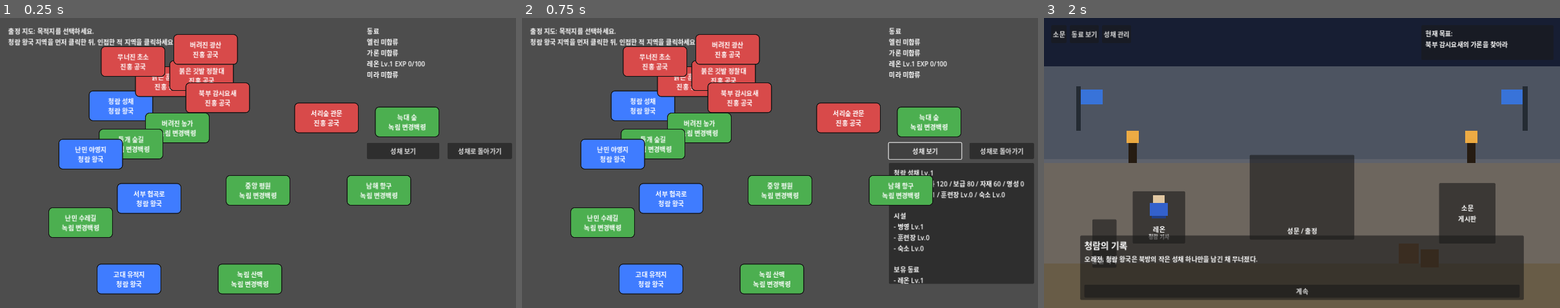
Above: before the commit, frames 1-3 (left to right).
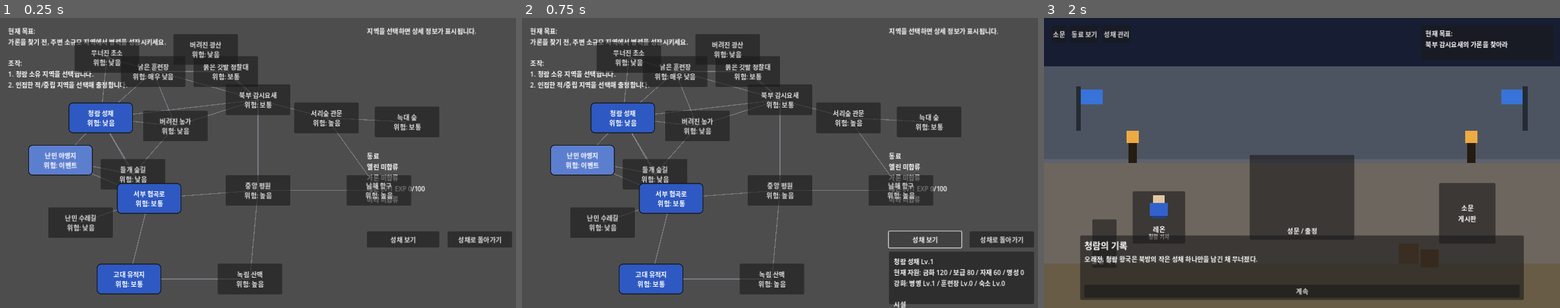
Above: after the commit, the same moments.

Repository: yogitobi31/season-of-warlords
Game: Godot game, scene res://scenes/WorldMap.tscn
Two runs of this game, one before a commit and one after it. Both use one fixed random seed, a clock stepped at 60 frames per second and the inputs below. This scene is started directly instead of the project's main scene.
Inputs:
- Up to frame 1 (0.25 s): no input
- Up to frame 2 (0.75 s): click "성채 보기" at 0.5 s
- Up to frame 3 (2 s): click "성채로 돌아가기" at 1.25 s

The runs differ from the first frame. In frame 1, 29% of the frame differs, in the area x 1-100%, y 3-96%; in frame 2, 36%, in the area x 1-100%, y 3-100%; in frame 3, nothing differs.
Error after the commit: Invalid access to property or key 'CRIMSON_DUCHY_FACTION' on a base object of type 'Node (GameState.gd)'. (res://scripts/RegionNode.gd:99)

Commit message:
Improve world map readability and region detail presentation

Diff:
--- a/scripts/RegionData.gd
+++ b/scripts/RegionData.gd
@@ -3,14 +3,14 @@
 
 static func get_regions() -> Dictionary:
 	return {
-		"r1": {"name": "청람 성채", "owner": 0, "pos": Vector2(220, 180), "adjacent": ["t1", "t2", "t3", "t4", …(338 unchanged characters)…
-		"t1": {"name": "낡은 훈련장", "owner": 1, "pos": Vector2(335, 120), "adjacent": ["r1", "t2", "t6"], "dang …(374 unchanged characters)…
-		"t2": {"name": "버려진 농가", "owner": 2, "pos": Vector2(360, 235), "adjacent": ["r1", "t1", "t4", "r2"], …(335 unchanged characters)…
-		"t3": {"name": "무너진 초소", "owner": 1, "pos": Vector2(250, 70), "adjacent": ["r1", "t1", "r2"], "dan …(389 unchanged characters)…
-		"t4": {"name": "들개 숲길", "owner": 2, "pos": Vector2(245, 275), "adjacent": ["r1", "t2", "t5", "r4"], …(350 unchanged characters)…
-		"t5": {"name": "난민 야영지", "owner": 0, "pos": Vector2(145, 300), "adjacent": ["r1", "t4", "r4"], "dang …(346 unchanged characters)…
-		"t6": {"name": "붉은 깃발 정찰대", "owner": 1, "pos": Vector2(420, 105), "adjacent": ["t1", "r2"], "danger":  …(363 unchanged characters)…
-		"r2": {"name": "북부 감시요새", "owner": 1, "pos": Vector2(460, 160), "adjacent": ["r1", "t2", "t3", "t6",  …(412 unchanged characters)…
+		"r1": {"name": "청람 성채", "owner": 0, "pos": Vector2(170, 210), "adjacent": ["t1", "t2", "t3", "t4", …(338 unchanged characters)…
+		"t1": {"name": "낡은 훈련장", "owner": 1, "pos": Vector2(300, 95), "adjacent": ["r1", "t2", "t6"], "dang …(374 unchanged characters)…
+		"t2": {"name": "버려진 농가", "owner": 2, "pos": Vector2(355, 230), "adjacent": ["r1", "t1", "t4", "r2"], …(335 unchanged characters)…
+		"t3": {"name": "무너진 초소", "owner": 1, "pos": Vector2(185, 60), "adjacent": ["r1", "t1", "r2"], "dan …(389 unchanged characters)…
+		"t4": {"name": "들개 숲길", "owner": 2, "pos": Vector2(250, 350), "adjacent": ["r1", "t2", "t5", "r4"], …(350 unchanged characters)…
+		"t5": {"name": "난민 야영지", "owner": 0, "pos": Vector2(70, 315), "adjacent": ["r1", "t4", "r4"], "dang …(346 unchanged characters)…
+		"t6": {"name": "붉은 깃발 정찰대", "owner": 1, "pos": Vector2(480, 95), "adjacent": ["t1", "r2"], "danger":  …(363 unchanged characters)…
+		"r2": {"name": "북부 감시요새", "owner": 1, "pos": Vector2(560, 165), "adjacent": ["r1", "t2", "t3", "t6",  …(412 unchanged characters)…
 		"r3": {"name": "서리숲 관문", "owner": 1, "pos": Vector2(730, 210), "adjacent": ["r2", "r6", "s3"], "danger": "높음", "recom …(194 unchanged characters)…
 		"r4": {"name": "서부 협곡로", "owner": 0, "pos": Vector2(290, 410), "adjacent": ["r1", "t4", "t5", "r5", "r7", "s2"], "dan …(199 unchanged characters)…
 		"r5": {"name": "중앙 평원", "owner": 2, "pos": Vector2(560, 390), "adjacent": ["r2", "r4", "r6", "r8"], "danger": "높음", " …(207 unchanged characters)…
--- a/scripts/RegionNode.gd
+++ b/scripts/RegionNode.gd
@@ -12,6 +12,8 @@
 
 var is_selected: bool = false
 var is_attackable: bool = false
+var is_rumor_target: bool = false
+var danger_text: String = ""
 
 func _ready() -> void:
 	# MVP 단계에서는 Area2D보다 Button이 클릭 동작을 확인하기 훨씬 쉽습니다.
@@ -47,36 +49,60 @@
 	is_attackable = value
 	update_visual()
 
+func set_region_meta(region_danger: String, rumor_target: bool) -> void:
+	danger_text = region_danger
+	is_rumor_target = rumor_target
+	update_visual()
+
 func update_visual() -> void:
 	custom_minimum_size = REGION_SIZE
 	size = REGION_SIZE
 
-	var faction_name := "Unknown"
-	if Engine.has_singleton("GameState"):
-		faction_name = GameState.FACTION_NAMES.get(owner_faction, "Unknown")
-	elif typeof(GameState) != TYPE_NIL:
-		faction_name = GameState.FACTION_NAMES.get(owner_faction, "Unknown")
-
-	var marker := ""
+	var marker: String = ""
 	if is_selected:
-		marker = "★ "
+		marker = "▶ "
 	elif is_attackable:
 		marker = "⚔ "
 
-	text = "%s%s\n%s" % [marker, region_name, faction_name]
+	var status_line: String = ""
+	if is_rumor_target:
+		status_line = "★소문"
+	elif danger_text != "":
+		status_line = "위험: %s" % danger_text
+	else:
+		status_line = ""
+
+	text = "%s%s" % [marker, region_name]
+	if status_line != "":
+		text += "\n%s" % status_line
 
 	var base_color: Color = Color.DIM_GRAY
 	if typeof(GameState) != TYPE_NIL:
 		base_color = GameState.FACTION_COLORS.get(owner_faction, Color.DIM_GRAY)
 
 	var border_color: Color = Color(0.08, 0.08, 0.08)
-	var border_width := 2
+	var border_width: int = 2
 	if is_selected:
 		border_color = Color(1.0, 0.95, 0.1)
 		border_width = 6
 	elif is_attackable:
 		border_color = Color(1.0, 0.65, 0.0)
 		border_width = 5
+
+	if is_rumor_target:
+		border_color = Color(1.0, 0.9, 0.2)
+		if border_width < 4:
+			border_width = 4
+
+	if owner_faction == GameState.PLAYER_FACTION:
+		base_color = Color(0.18, 0.35, 0.76)
+	elif owner_faction == GameState.CRIMSON_DUCHY_FACTION:
+		base_color = Color(0.7, 0.2, 0.2)
+	elif owner_faction == GameState.GREEN_MARQUIS_FACTION:
+		base_color = Color(0.24, 0.5, 0.24)
+
+	if danger_text == "이벤트":
+		base_color = base_color.lightened(0.22)
 
 	var normal_style := StyleBoxFlat.new()
 	normal_style.bg_color = base_color
--- a/scripts/WorldMap.gd
+++ b/scripts/WorldMap.gd
@@ -2,6 +2,7 @@
 
 var region_nodes: Dictionary = {}
 var info_label: Label
+var region_detail_label: Label
 var companions_label: Label
 var fortress_button: Button
 var fortress_panel: Panel
@@ -20,6 +21,7 @@
 
 func _ready() -> void:
 	create_ui()
+	create_route_lines()
 	spawn_regions()
 	refresh_regions()
 	show_default_message()
@@ -30,33 +32,41 @@
 func create_ui() -> void:
 	info_label = Label.new()
 	info_label.position = Vector2(20, 20)
-	info_label.size = Vector2(860, 120)
+	info_label.size = Vector2(860, 170)
+	info_label.autowrap_mode = TextServer.AUTOWRAP_WORD_SMART
 	info_label.text = "출정 지도 준비 중..."
 	add_child(info_label)
 
+	region_detail_label = Label.new()
+	region_detail_label.position = Vector2(910, 20)
+	region_detail_label.size = Vector2(360, 300)
+	region_detail_label.autowrap_mode = TextServer.AUTOWRAP_WORD_SMART
+	region_detail_label.text = "지역을 선택하면 상세 정보가 표시됩니다."
+	add_child(region_detail_label)
+
 	companions_label = Label.new()
-	companions_label.position = Vector2(910, 20)
-	companions_label.size = Vector2(360, 280)
+	companions_label.position = Vector2(910, 330)
+	companions_label.size = Vector2(360, 190)
 	companions_label.text = "동료 정보를 불러오는 중..."
 	add_child(companions_label)
 
 	fortress_button = Button.new()
 	fortress_button.text = "성채 보기"
-	fortress_button.position = Vector2(910, 310)
+	fortress_button.position = Vector2(910, 530)
 	fortress_button.size = Vector2(180, 40)
 	fortress_button.pressed.connect(_on_fortress_button_pressed)
 	add_child(fortress_button)
 
 	return_button = Button.new()
 	return_button.text = "성채로 돌아가기"
-	return_button.position = Vector2(1110, 310)
+	return_button.position = Vector2(1110, 530)
 	return_button.size = Vector2(160, 40)
 	return_button.pressed.connect(_on_return_button_pressed)
 	add_child(return_button)
 
 	fortress_panel = Panel.new()
-	fortress_panel.position = Vector2(910, 360)
-	fortress_panel.size = Vector2(360, 300)
+	fortress_panel.position = Vector2(910, 580)
+	fortress_panel.size = Vector2(360, 130)
 	fortress_panel.visible = false
 	add_child(fortress_panel)
 
@@ -110,6 +120,7 @@
 		var node: RegionNode = RegionNode.new()
 		node.position = data["pos"]
 		node.setup(region_id, data["name"], GameState.get_region_owner(region_id), data["adjacent"])
+		node.set_region_meta(str(data.get("danger", "보통")), false)
 		node.region_clicked.connect(_on_region_clicked)
 		add_child(node)
 		region_nodes[region_id] = node
@@ -121,10 +132,12 @@
 		var is_rumor_target: bool = (GameState.active_rumor_id == "rumor_garon" and region_id == "r2")
 		is_rumor_target = is_rumor_target or (GameState.active_rumor_id == "rumor_elin" and region_id == "r3")
 		if is_rumor_target:
-			node.region_name = "[소문 목표] %s" % region_name
+			node.region_name = region_name
 		else:
 			node.region_name = region_name
 		node.update_owner(GameState.get_region_owner(region_id))
+		var region_data: Dictionary = GameState.regions.get(region_id, {})
+		node.set_region_meta(str(region_data.get("danger", "보통")), is_rumor_target)
 		node.set_selected(region_id == GameState.selected_region_id)
 		node.set_attackable(_is_attackable_from_selection(region_id))
 
@@ -169,7 +182,7 @@
 			var target_region_id: String = str(active_rumor.get("target_region_id", ""))
 			rumor_lines.append("목표: %s" % GameState.get_region_name(target_region_id))
 			rumor_lines.append("")
-	var base_text: String = "출정 지도: 목적지를 선택하세요.\n청람 왕국 지역을 먼저 클릭한 뒤, 인접한 적 지역을 클릭하세요."
+	var base_text: String = "현재 목표:\n가론을 찾기 전, 주변 소규모 지역에서 병력을 성장시키세요.\n\n조작:\n1. 청람 소유 지역을 선택합니다.\n2. 인접한 적/중립 지역을 선택해 출정합니다."
 	info_label.text = result_text + "\n".join(rumor_lines) + base_text
 
 func refresh_story_event_panel() -> void:
@@ -269,6 +282,7 @@
 		select_hint += "\n보상 성격: %s" % focus_text
 	if suggested_use_text != "":
 		select_hint += "\n활용 팁: %s" % suggested_use_text
+	region_detail_label.text = _format_region_detail(region_id, region_data, reward_text, enemy_class_preview)
 
 	if GameState.selected_region_id == "":
 		if region_owner != GameState.PLAYER_FACTION:
@@ -318,6 +332,48 @@
 func _format_reward_preview(region_data: Dictionary) -> String:
 	var reward_data: Dictionary = region_data.get("reward", {})
 	return GameState.format_reward_text(reward_data)
+
+func _format_region_detail(region_id: String, region_data: Dictionary, reward_text: String, enemy_preview: String) -> String:
+	var lines: Array[String] = []
+	lines.append("지역: %s" % GameState.get_region_name(region_id))
+	lines.append("세력: %s" % GameState.FACTION_NAMES.get(GameState.get_region_owner(region_id), "미상"))
+	lines.append("위험도: %s" % str(region_data.get("danger", "보통")))
+	lines.append("권장 준비: %s" % str(region_data.get("recommended", "기본 병력")))
+	lines.append("전투 유형: %s" % str(region_data.get("encounter_type", "미상")))
+	lines.append("예상 적 병종: %s" % enemy_preview)
+	lines.append("획득 보상: %s" % reward_text)
+	lines.append("보상 성격: %s" % str(region_data.get("economy_role", "일반")))
+	lines.append("활용 팁: %s" % str(region_data.get("suggested_use", "전력을 점검하고 출정하세요.")))
+	if region_data.has("unlock_class"):
+		lines.append("해금 요소: %s" % str(region_data.get("unlock_class", "")))
+	return "\n".join(lines)
+
+func create_route_lines() -> void:
+	var line_layer: Node2D = Node2D.new()
+	line_layer.z_index = -20
+	add_child(line_layer)
+	var drawn_edges: Dictionary = {}
+	for region_id_variant: Variant in GameState.regions.keys():
+		var region_id: String = str(region_id_variant)
+		var region_data: Dictionary = GameState.regions.get(region_id, {})
+		var from_pos: Vector2 = region_data.get("pos", Vector2.ZERO) + Vector2(80, 38)
+		for adjacent_variant: Variant in region_data.get("adjacent", []):
+			var adjacent_id: String = str(adjacent_variant)
+			var edge_a: String = "%s-%s" % [region_id, adjacent_id]
+			var edge_b: String = "%s-%s" % [adjacent_id, region_id]
+			if drawn_edges.has(edge_a) or drawn_edges.has(edge_b):
+				continue
+			var adjacent_data: Dictionary = GameState.regions.get(adjacent_id, {})
+			if adjacent_data.is_empty():
+				continue
+			var to_pos: Vector2 = adjacent_data.get("pos", Vector2.ZERO) + Vector2(80, 38)
+			var route_line: Line2D = Line2D.new()
+			route_line.default_color = Color(0.8, 0.82, 0.9, 0.35)
+			route_line.width = 2.0
+			route_line.add_point(from_pos)
+			route_line.add_point(to_pos)
+			line_layer.add_child(route_line)
+			drawn_edges[edge_a] = true
 
 func _format_expected_enemy_classes(region_data: Dictionary) -> String:
 	var names: Array[String] = []
